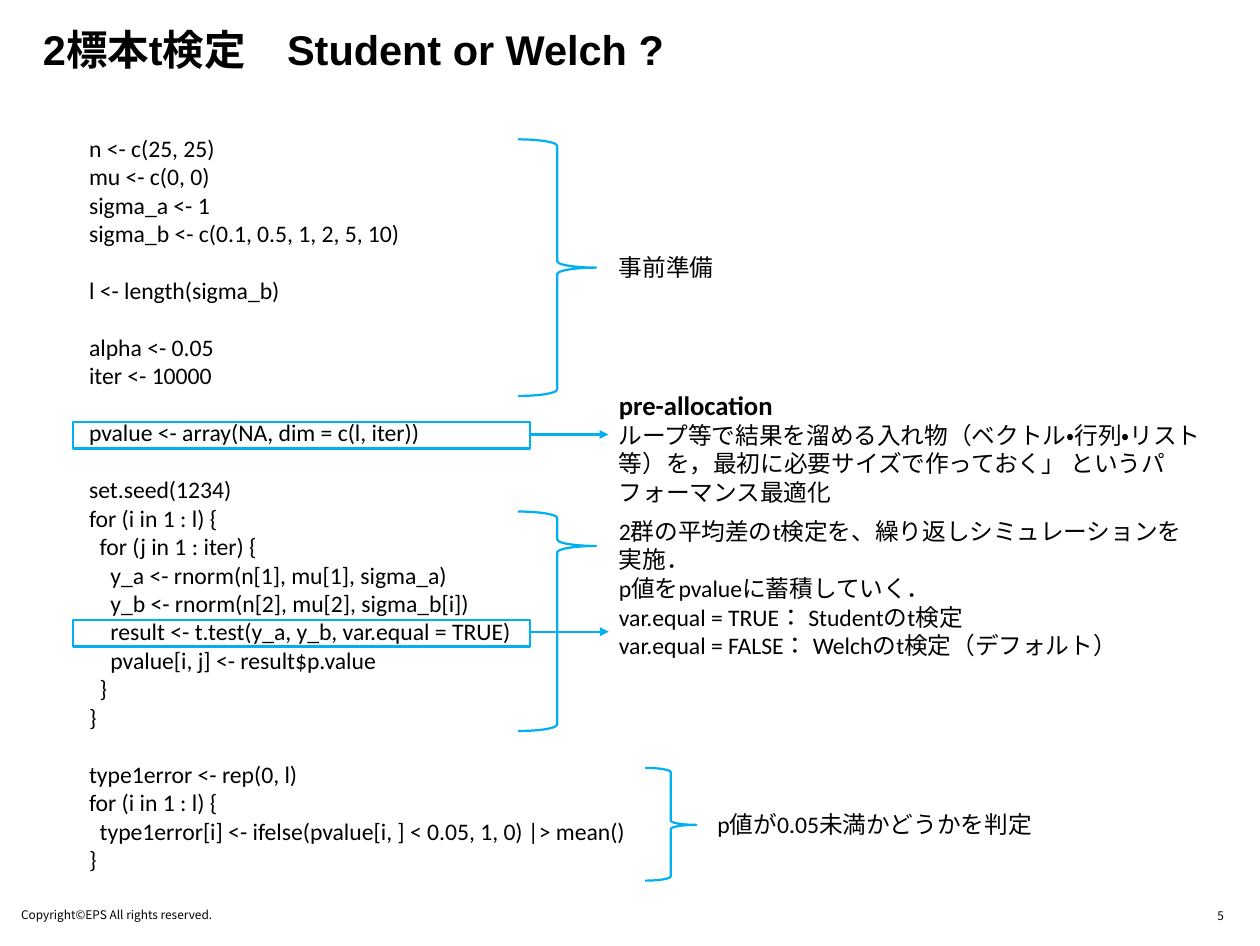
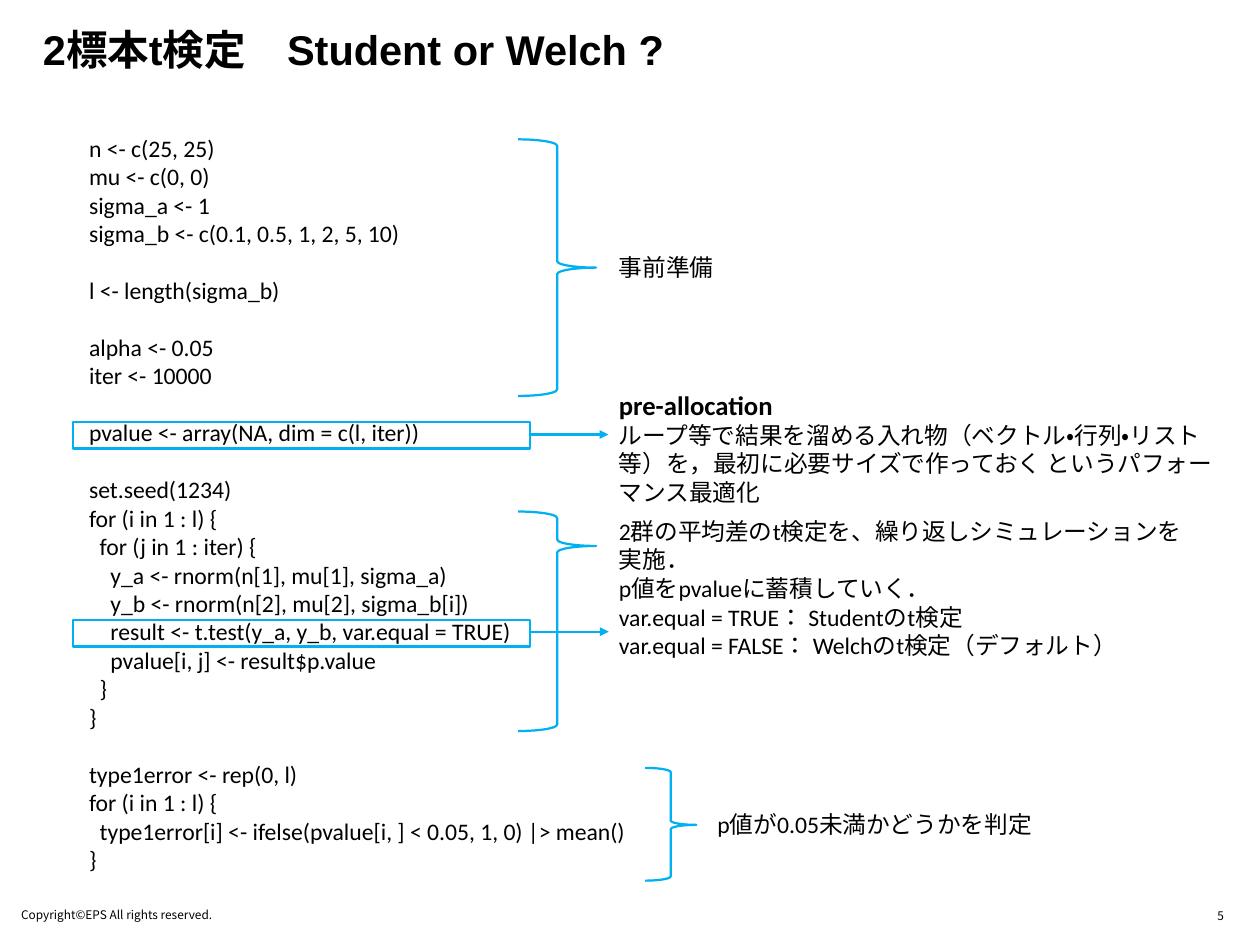
Before and after one commit to R-with-Pharma-Labo/Meetup_1, a slide deck: slide 5 of Materials/1620-1630_Nakagawa/はじめてのシミュレーション_R with Pharma Lab_20260408.pptx. Drawn at 1260x946 pixels with LibreOffice and Linux fonts; fonts in the diff are those of the drawing; background and template pictures are left out. Boxes give left, top, right and bottom in pixels: in the first picture for what was removed or moved away, otherwise in the second. Text is boxed around its words. In the diff, an @@ line names an element or a change of style, - is before the commit and + after.

```diff
--- a/Materials/1620-1630_Nakagawa/はじめてのシミュレーション_R with Pharma Lab_20260408.pptx
+++ b/Materials/1620-1630_Nakagawa/はじめてのシミュレーション_R with Pharma Lab_20260408.pptx
@@ text at (619,424,1212,503): text changed @@
-ループ等で結果を溜める入れ物（ベクトル・行列・リスト等）を，最初に必要サイズで作っておく」 というパフォーマンス最適化
+ループ等で結果を溜める入れ物（ベクトル・行列・リスト等）を，最初に必要サイズで作っておく というパフォーマンス最適化
```
Also in this commit, not shown: 4 other slides changed.
